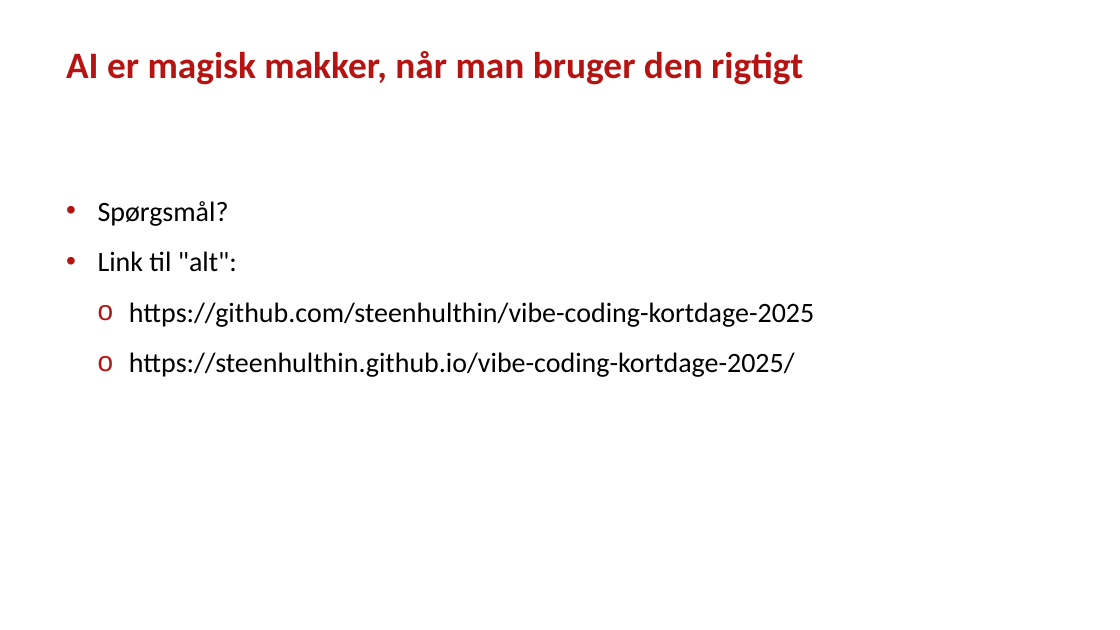
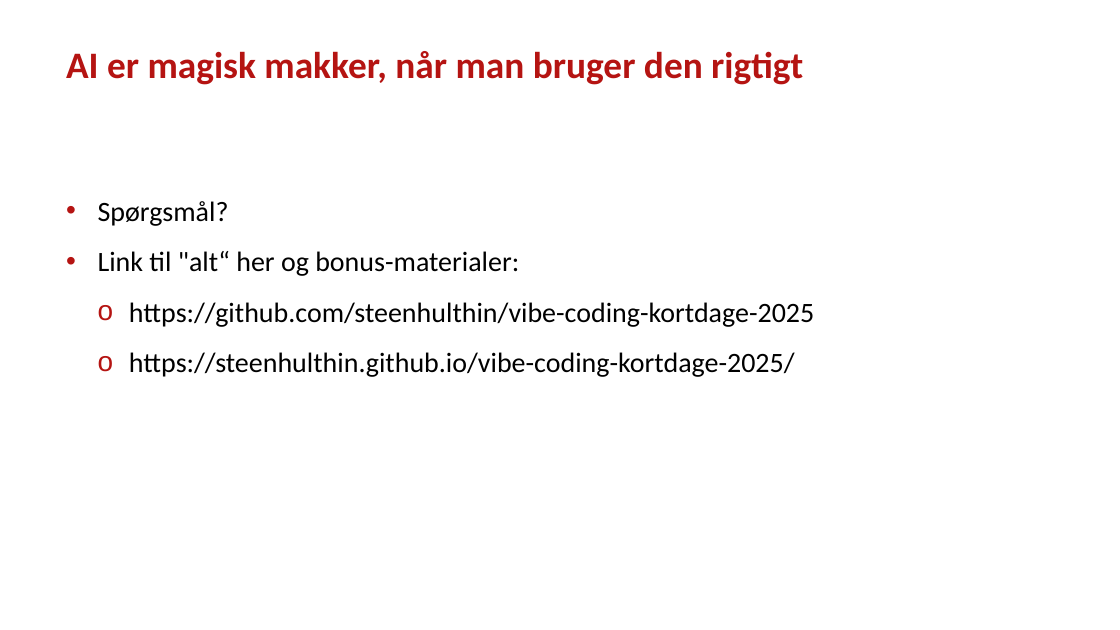
Before and after one commit to steenhulthin/vibe-coding-kortdage-2025, a slide deck: slide 22 of Vibe coding og AI-assisteret udvikling af geodata-dashboards - Steen Hulthin Rasmussen - SSI - 14.11.2025.pptx (slide 21 before the commit). Drawn at 1120x630 pixels with LibreOffice and Linux fonts; fonts in the diff are those of the drawing; background and template pictures are left out. Boxes give left, top, right and bottom in pixels: in the first picture for what was removed or moved away, otherwise in the second. Text is boxed around its words. In the diff, an @@ line names an element or a change of style, - is before the commit and + after.

```diff
--- a/Vibe coding og AI-assisteret udvikling af geodata-dashboards - Steen Hulthin Rasmussen - SSI - 14.11.2025.pptx
+++ b/Vibe coding og AI-assisteret udvikling af geodata-dashboards - Steen Hulthin Rasmussen - SSI - 14.11.2025.pptx
@@ text at [98, 251, 519, 276]: text changed @@
-• Link til "alt":
+• Link til "alt“ her og bonus-materialer:
```
Also in this commit, not shown: 10 other slides changed, 1 slide added.
